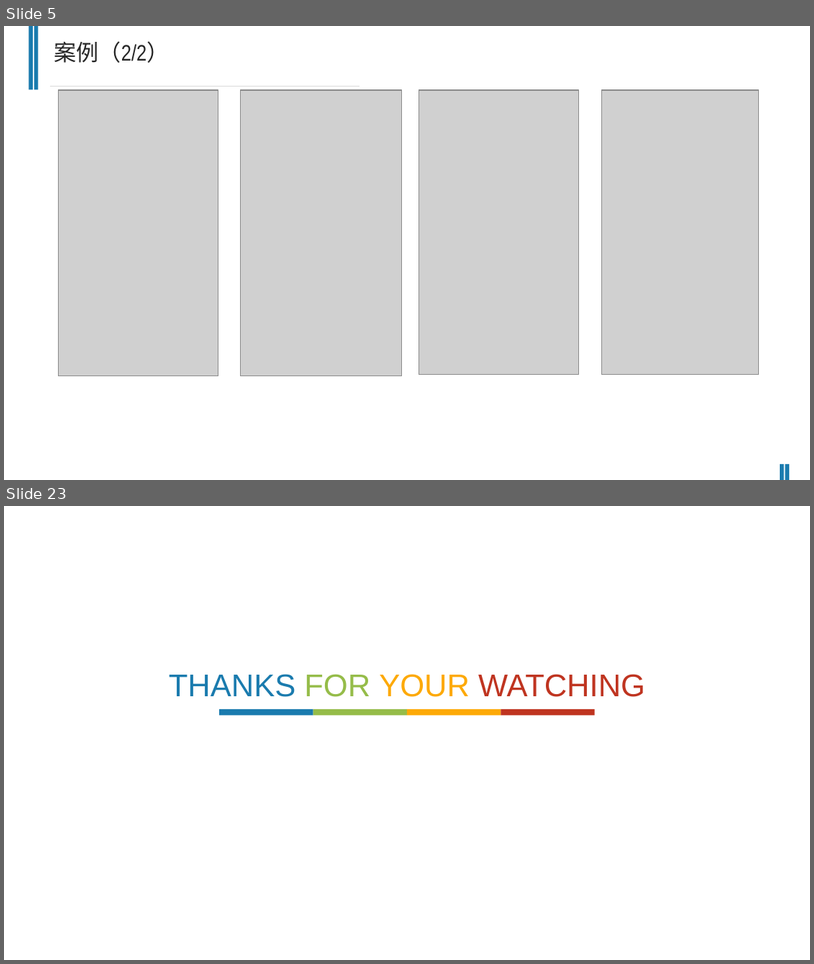
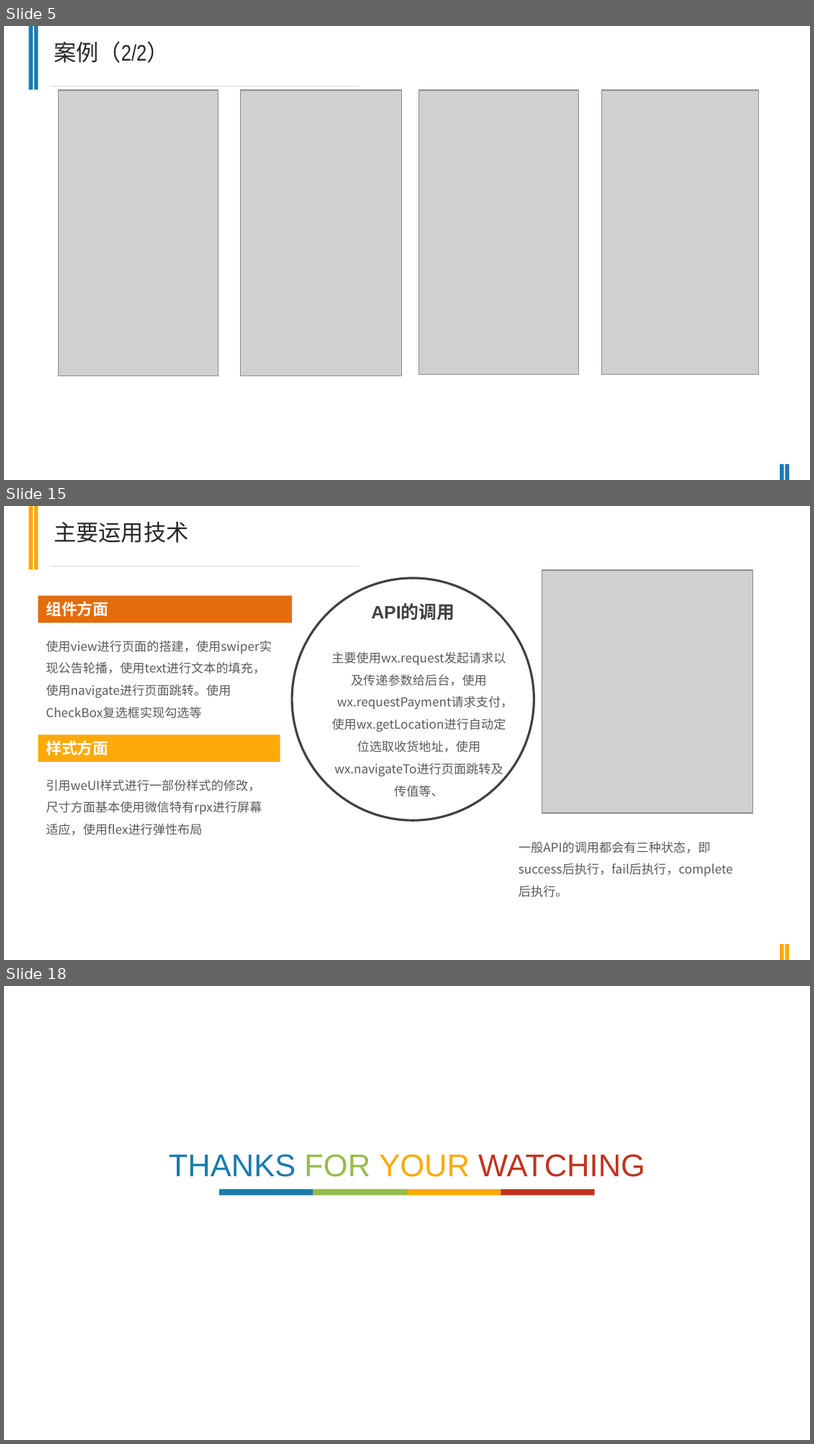
Before and after one commit to chanchunlei/weChat, a slide deck: ccl.pptx. Shown one above the other, each under a label of ours: slides 5 and 23 before the commit, slides 5, 15 and 18 after it; the slides between them are not shown. The pictures are 814x964 and 814x1444 pixels, drawn with LibreOffice and Linux fonts; fonts in the diff are those of the drawing; grey boxes stand for pictures. Boxes give left, top, right and bottom in pixels: in the first picture for what was removed or moved away, otherwise in the second. Text is boxed around its words. In the diff, an @@ line names an element or a change of style, - is before the commit and + after.

```diff
--- a/ccl.pptx
+++ b/ccl.pptx
@@ slide 15 added at bbox=[4, 506, 810, 960], background #FFFFFF; not listed: 1 template element that a slide beside it also shows @@
@@ rectangle added at bbox=[29, 506, 33, 569], fill #FDA907 @@
@@ rectangle added at bbox=[34, 506, 38, 569], fill #FDA907 @@
@@ text added at bbox=[54, 522, 188, 543], 20 pt, text #262626 @@
+主要运用技术
@@ picture added at bbox=[542, 569, 752, 813] @@
@@ ellipse added at bbox=[292, 578, 534, 820], outline #404040 2 pt @@
@@ rectangle added at bbox=[38, 595, 292, 623], fill #E46C0A, 14 pt, text #FFFFFF, bold @@
+组件方面
@@ text added at bbox=[371, 604, 455, 620], 16 pt, text #404040, bold @@
+API的调用
@@ text added at bbox=[46, 640, 272, 718], 11 pt, text #595959 @@
+使用view进行页面的搭建，使用swiper实现公告轮播，使用text进行文本的填充，使用navigate进行页面跳转。使用CheckBox复选框实现勾选等
@@ text added at bbox=[332, 651, 513, 797], 11 pt, text #595959 @@
+主要使用wx.request发起请求以及传递参数给后台，使用wx.requestPayment请求支付，使用wx.getLocation进行自动定位选取收货地址，使用wx.navigateTo进行页面跳转及传值等、
@@ rectangle added at bbox=[38, 734, 280, 762], fill #FDA907, 14 pt, text #FFFFFF, bold @@
+样式方面
@@ text added at bbox=[46, 779, 262, 835], 11 pt, text #595959 @@
+引用weUI样式进行一部份样式的修改，尺寸方面基本使用微信特有rpx进行屏幕适应，使用flex进行弹性布局
@@ text added at bbox=[519, 841, 733, 897], 11 pt, text #595959 @@
+一般API的调用都会有三种状态，即success后执行，fail后执行，complete后执行。
@@ rectangle added at bbox=[781, 944, 784, 960], fill #FDA907 @@
@@ rectangle added at bbox=[785, 944, 790, 960], fill #FDA907 @@
@@ what was slide 23 is now slide 18 @@
```
Also in this commit, not shown: 3 slides changed, 9 other slides added, 16 slides removed.
